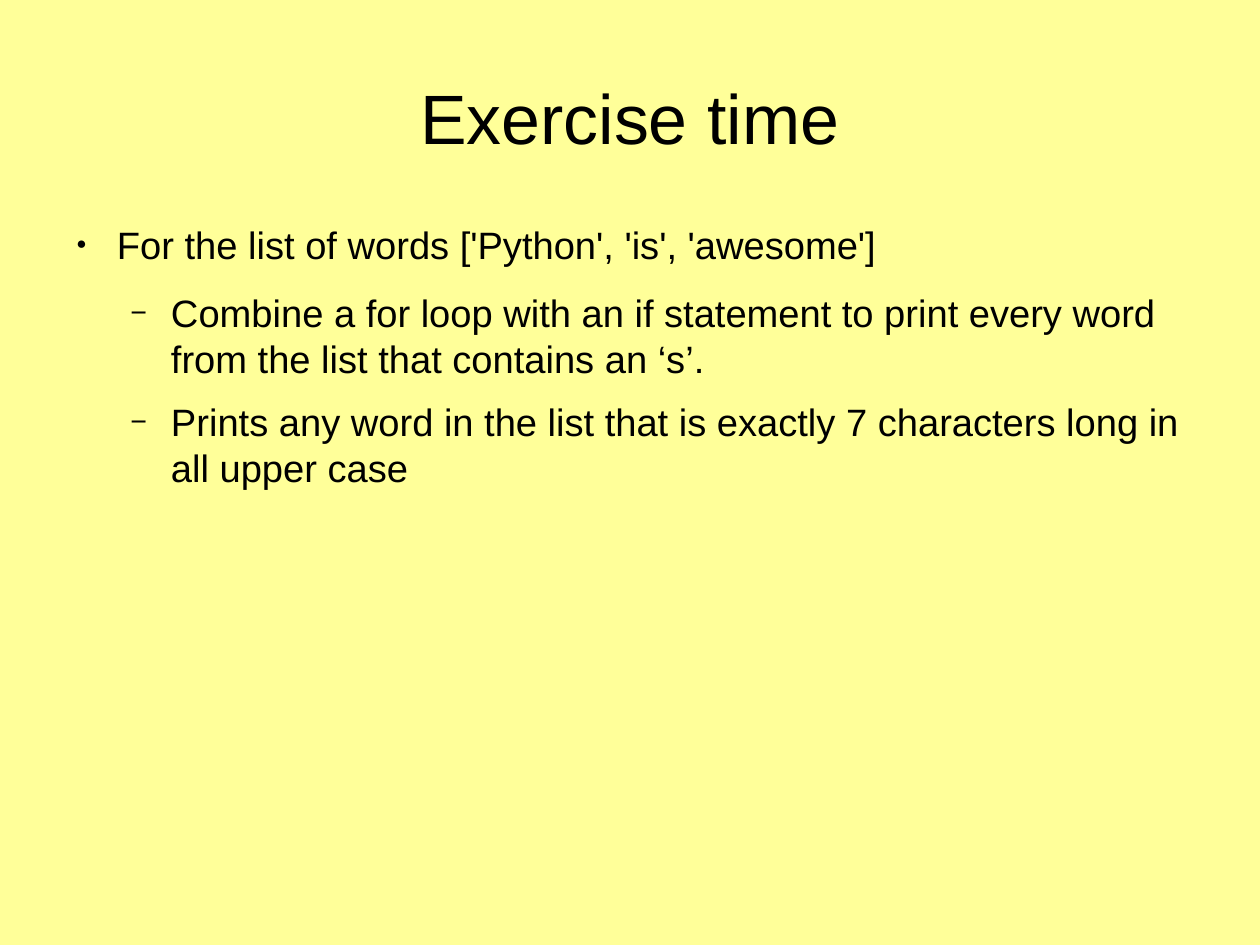
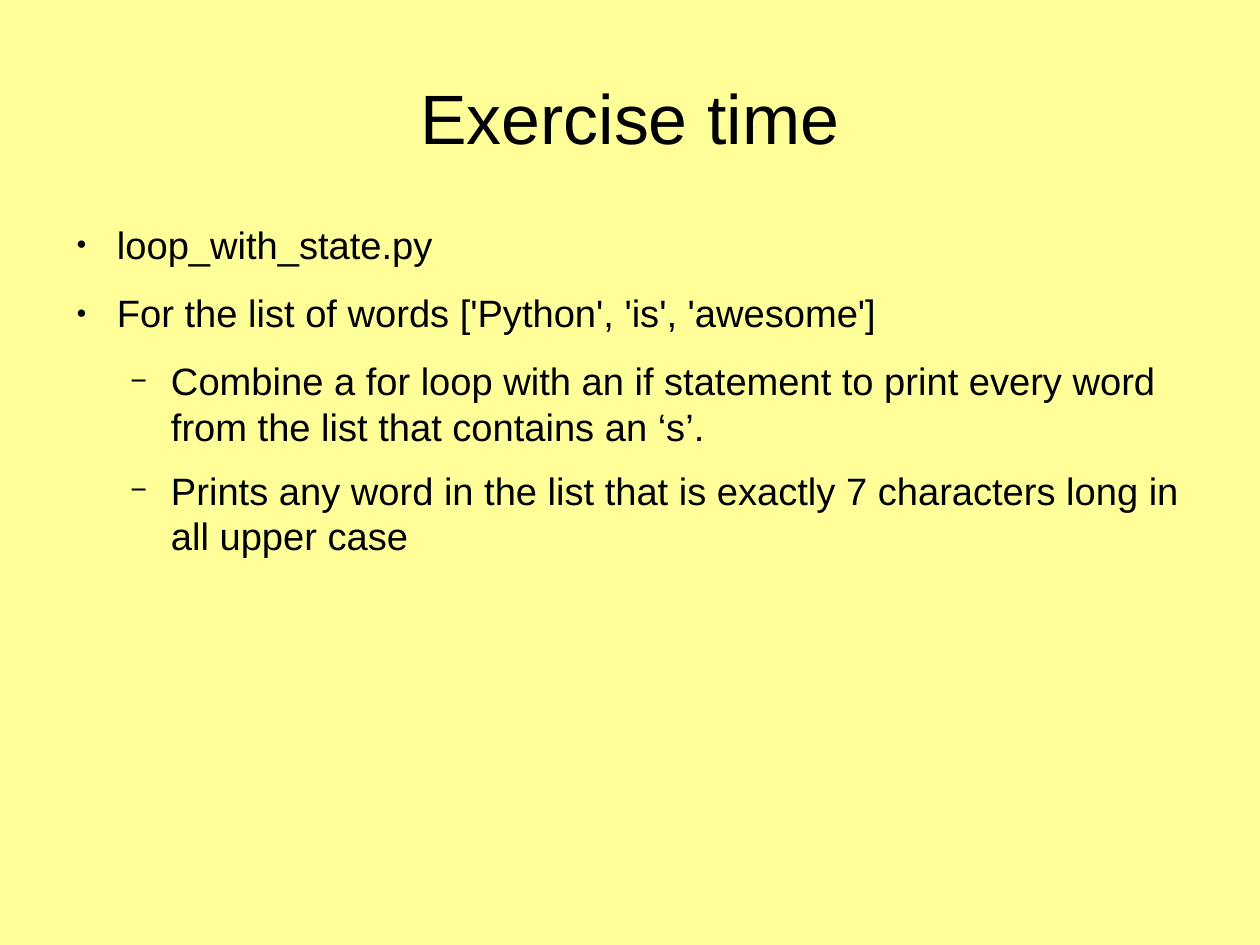
Before and after one commit to KennethNielsen/presentations, a slide deck: slide 75 of python/part1/part1_with_theme.odp. Drawn at 1260x945 pixels with LibreOffice and Linux fonts; fonts in the diff are those of the drawing. Boxes give left, top, right and bottom in pixels: in the first picture for what was removed or moved away, otherwise in the second. Text is boxed around its words. In the diff, an @@ line names an element or a change of style, - is before the commit and + after.

```diff
--- a/python/part1/part1_with_theme.odp
+++ b/python/part1/part1_with_theme.odp
@@ text at box(117, 231, 432, 267): paragraph added @@
+● loop_with_state.py
```
Also in this commit, not shown: 4 other slides changed, 1 slide added.
